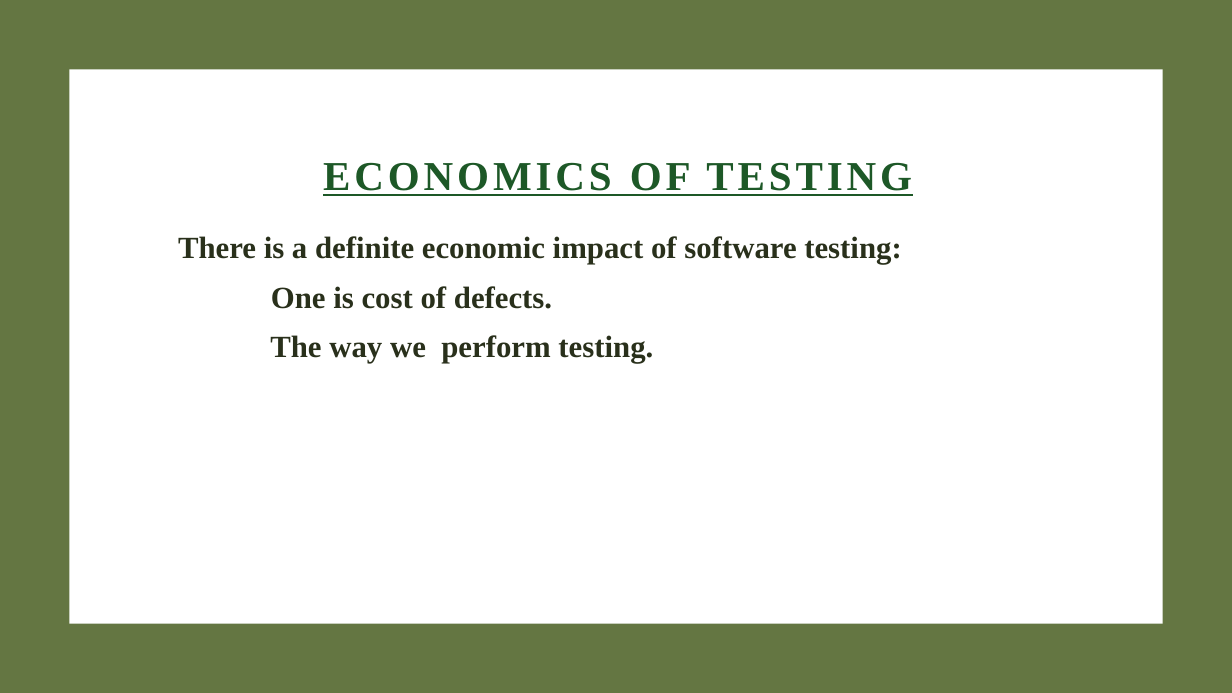
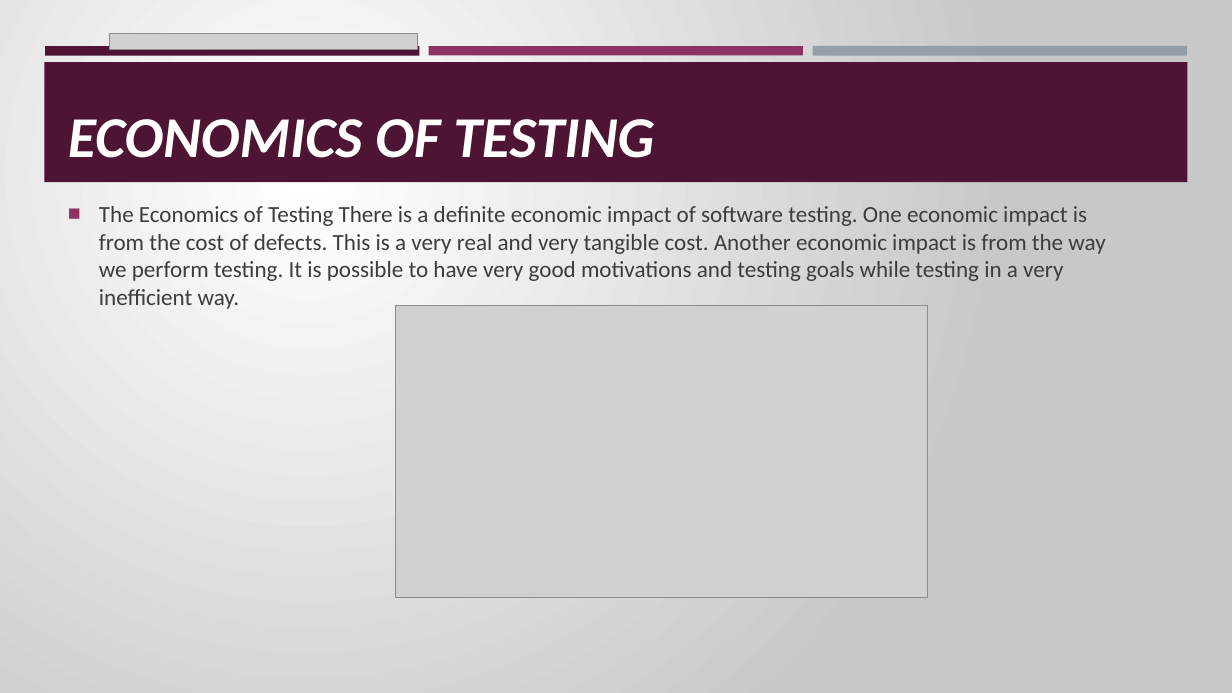
Before and after one commit to yerramsneha/QL-GTs, a slide deck: slide 4 of software testing.pptx (slide 14 before the commit). Drawn at 1232x693 pixels with LibreOffice and Linux fonts; fonts in the diff are those of the drawing; grey boxes stand for pictures. Boxes give left, top, right and bottom in pixels: in the first picture for what was removed or moved away, otherwise in the second. Text is boxed around its words. In the diff, an @@ line names an element or a change of style, - is before the commit and + after.

```diff
--- a/software testing.pptx
+++ b/software testing.pptx
@@ background #FFFFFF to gradient #FFFFFF to #C8C8C8 @@
@@ rectangle removed at (0,0,1232,693) @@
@@ rectangle added at (45,46,420,55), fill #4D1434 @@
@@ picture added at (109,33,417,49) @@
@@ rectangle added at (429,46,803,55), fill #903163 @@
@@ rectangle added at (812,46,1187,56), fill #969FA7 @@
@@ rectangle added at (44,62,1188,182), fill #4D1434 @@
@@ title "ECONOMICS OF TESTING": place and size @@
-title "ECONOMICS OF TESTING" at (323,163,912,196)
+title "ECONOMICS OF TESTING" at (68,119,654,158)
@@ title "ECONOMICS OF TESTING" at (68,119,654,158): size 32 to 45 pt, font Times New Roman to Calibri, text colour #1E5827 to #FFFFFF, letter spacing 3 to 0 pt, italic on, underline off; alignment centre to left; line spacing 0.9 to 1 @@
@@ rectangle removed at (69,69,1163,624) @@
@@ text "The Economics of Testing There ..." at (99,206,1105,309): vertical alignment top to middle @@
@@ text at (99,206,1105,309): text changed; size 24 to 18 pt; font Times New Roman to Calibri; text colour #29301B to #3D3D3D; bold off @@
-There is a definite economic impact of software testing:
-One is cost of defects.
-The way we perform testing.
+■ The Economics of Testing There is a definite economic impact of software testing. One economic impact is from the cost of defects. This is a very real and very tangible cost. Another economic impact is from the way we perform testing. It is possible to have very good motivations and testing goals while testing in a very inefficient way.
@@ picture added at (396,306,928,599) @@
```
Also in this commit, not shown: 1 other slide changed, 13 slides added, 12 slides removed, 10 other files.
